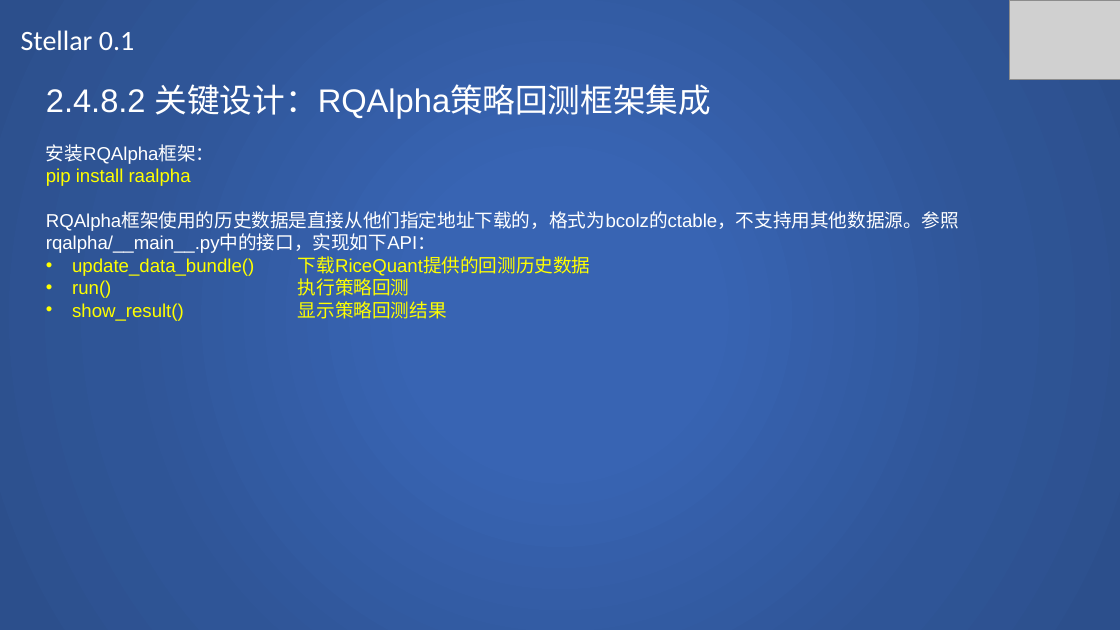
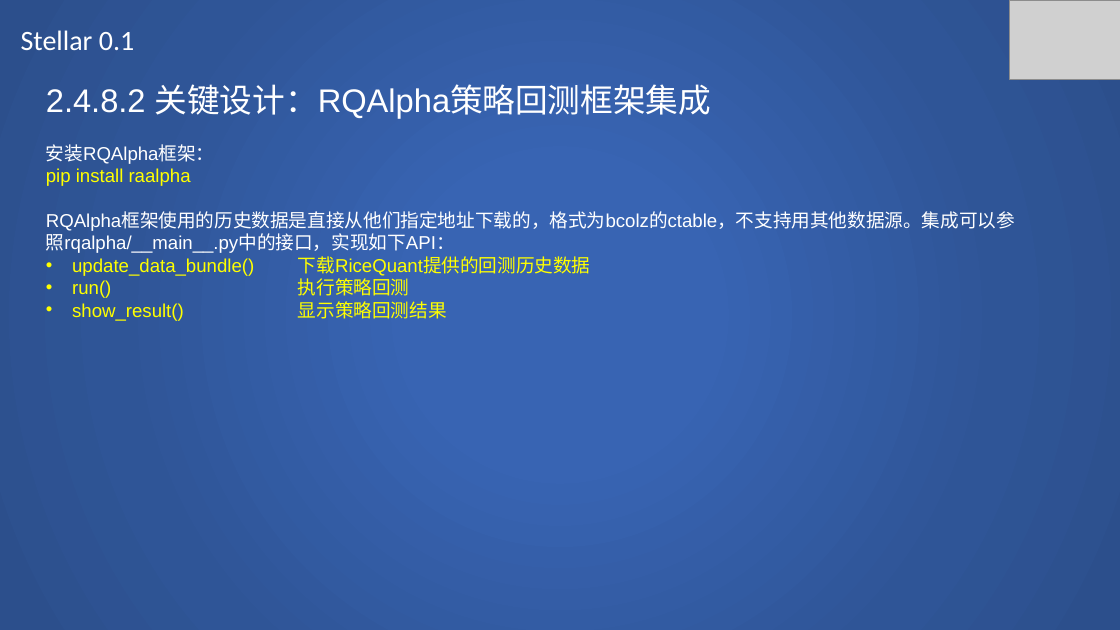
Before and after one commit to SCITLAS/Stellar, a slide deck: slide 71 of Stellar_0.1/documents/design/design.pptx (slide 70 before the commit). Drawn at 1120x630 pixels with LibreOffice and Linux fonts; fonts in the diff are those of the drawing; grey boxes stand for pictures. Boxes give left, top, right and bottom in pixels: in the first picture for what was removed or moved away, otherwise in the second. Text is boxed around its words. In the diff, an @@ line names an element or a change of style, - is before the commit and + after.

```diff
--- a/Stellar_0.1/documents/design/design.pptx
+++ b/Stellar_0.1/documents/design/design.pptx
@@ text at (46,213,1015,253): text changed @@
-RQAlpha框架使用的历史数据是直接从他们指定地址下载的，格式为bcolz的ctable，不支持用其他数据源。参照rqalpha/__main__.py中的接口，实现如下API：
+RQAlpha框架使用的历史数据是直接从他们指定地址下载的，格式为bcolz的ctable，不支持用其他数据源。集成可以参照rqalpha/__main__.py中的接口，实现如下API：
```
Also in this commit, not shown: 6 other slides changed, 1 slide added, 1 other file.
